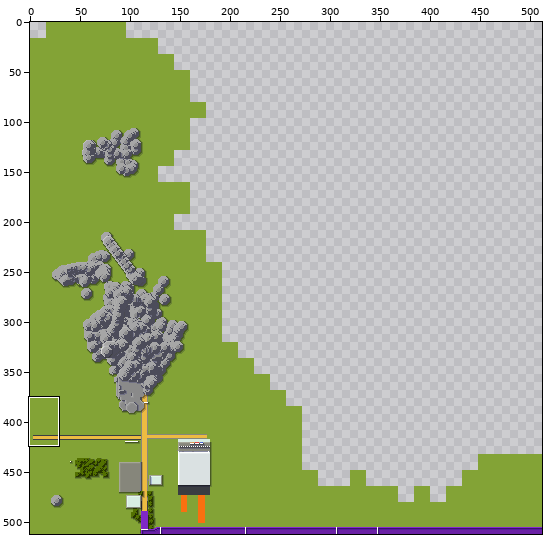
One commit to this sprite sheet: tiles/0,-6.png. The first picture is a wide view before the edit; the outline marks the close-up.
Close-up. Old version:
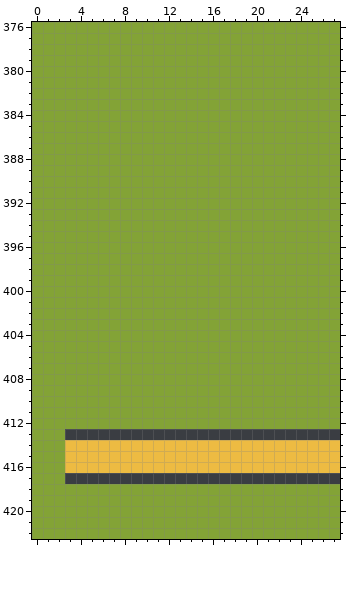
The file is 512x512 pixels. Colours within 5 levels of each other are drawn and written as one. Shown: x 0..27, y 376..422.
After:
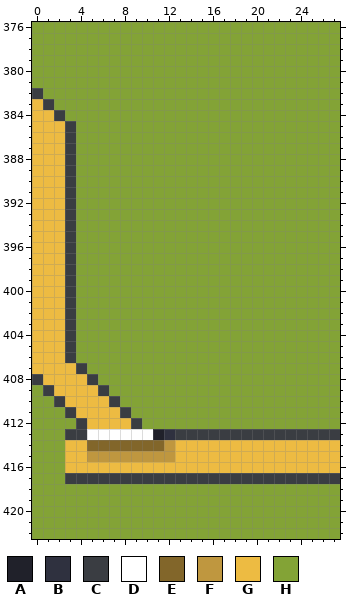
Palette (. is transparent): A #20212a  B #2f313f  C #3a3d42  D #ffffff  E #82662a  F #bf973f  G #edbb42  H #83a336
What changed:
Colour C gives way to colour A in row 413 at x 11.
Colour C gives way to colour B in row 413 at x 12.
Colour H gives way to colour C in row 382 at x 0; in row 383 at x 1; in row 384 at x 2; in rows 385 to 406 at x 3; in row 407 at x 4; in row 408 at x 0 and 5.
Colour H gives way to colour C in row 409 at x 1 and 6; in row 410 at x 2 and 7; in row 411 at x 3 and 8; in row 412 at x 4 and 9.
Colour C gives way to colour D in row 413 at x 5 to 10.
Colour G gives way to colour E in row 414 at x 5 to 11.
Colour G gives way to colour F in row 414 at x 12; in row 415 at x 5 to 12.
Colour H gives way to colour G in row 383 at x 0; in row 384 at x 0 to 1; in rows 385 to 406 at x 0 to 2; in row 407 at x 0 to 3; in row 408 at x 1 to 4; in row 409 at x 2 to 5.
Colour H gives way to colour G in row 410 at x 3 to 6; in row 411 at x 4 to 7; in row 412 at x 5 to 8.
Boxes around the changes in both close-ups, in picture pixels (x1, y1, x2, y2):
changed: (32, 88, 175, 462)
